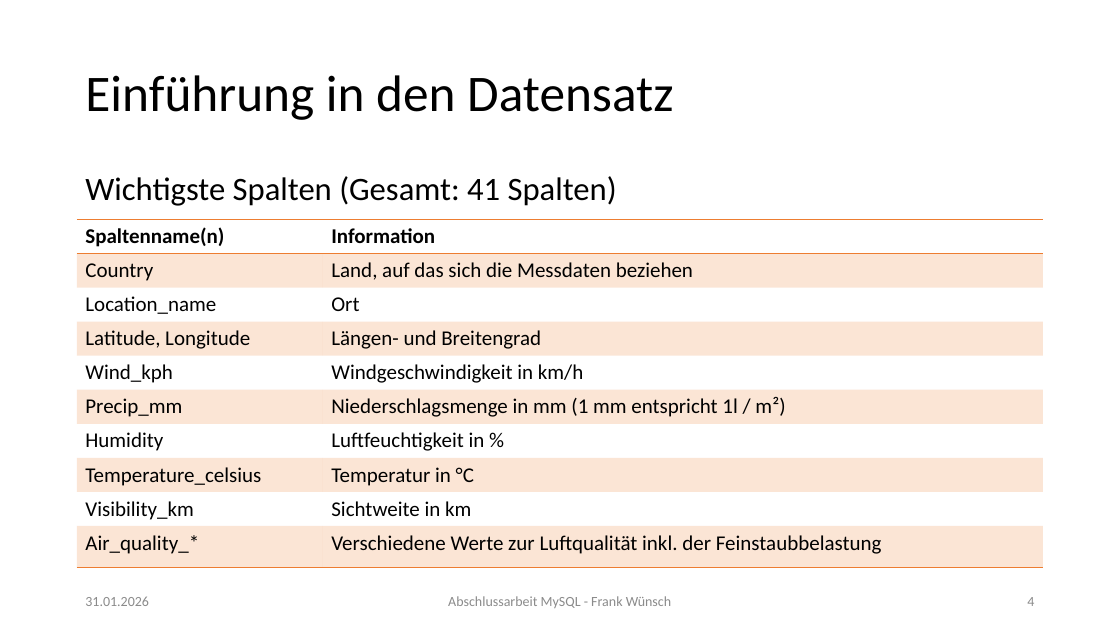
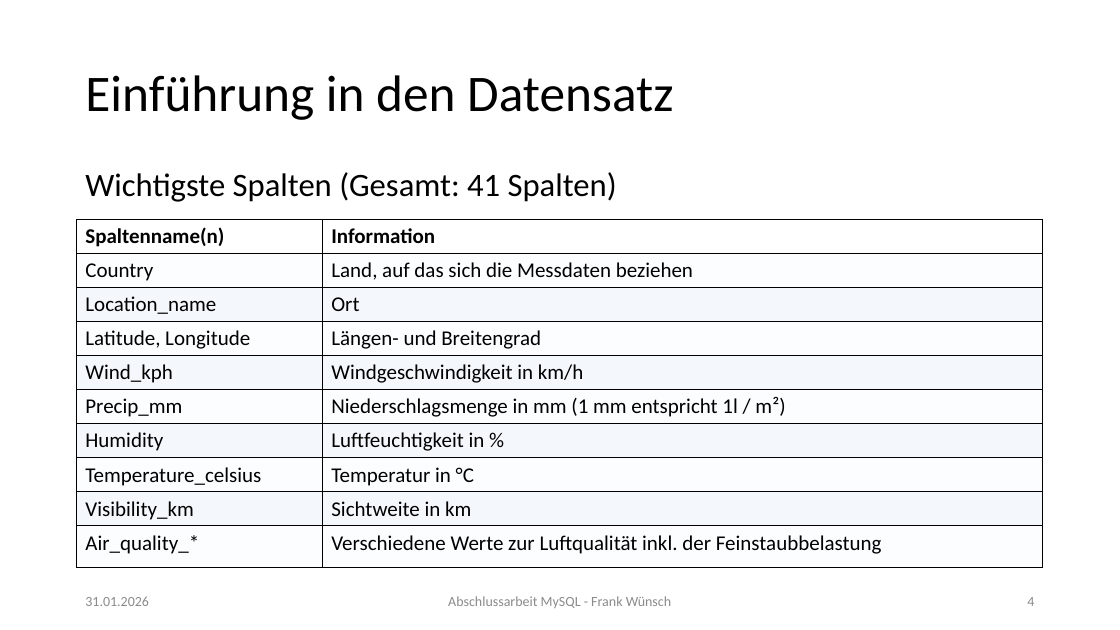
Before and after one commit to FrankWuensch/mysql_excam, a slide deck: slide 4 of Abschlusspräsentation_MySQL_Frank_Wünsch.pptx. Drawn at 1120x630 pixels with LibreOffice and Linux fonts; fonts in the diff are those of the drawing. Boxes give left, top, right and bottom in pixels: in the first picture for what was removed or moved away, otherwise in the second. Text is boxed around its words. In the diff, an @@ line names an element or a change of style, - is before the commit and + after.

Commit message:
update presentation

```diff
--- a/Abschlusspräsentation_MySQL_Frank_Wünsch.pptx
+++ b/Abschlusspräsentation_MySQL_Frank_Wünsch.pptx
@@ text "Wichtigste Spalten (Gesamt: 41 Spalten)" moved from (x1=85, y1=176, x2=617, y2=206) to (x1=85, y1=172, x2=617, y2=202) @@
@@ table at (x1=77, y1=219, x2=1044, y2=564) @@
@@ fill #ED7D31 at 20% opacity to #F4F8FC at 20% opacity in 10 cells @@
@@ fill none to #F4F8FC in 8 cells @@
@@ borders changed @@
```
Also in this commit, not shown: 3 other slides changed.
